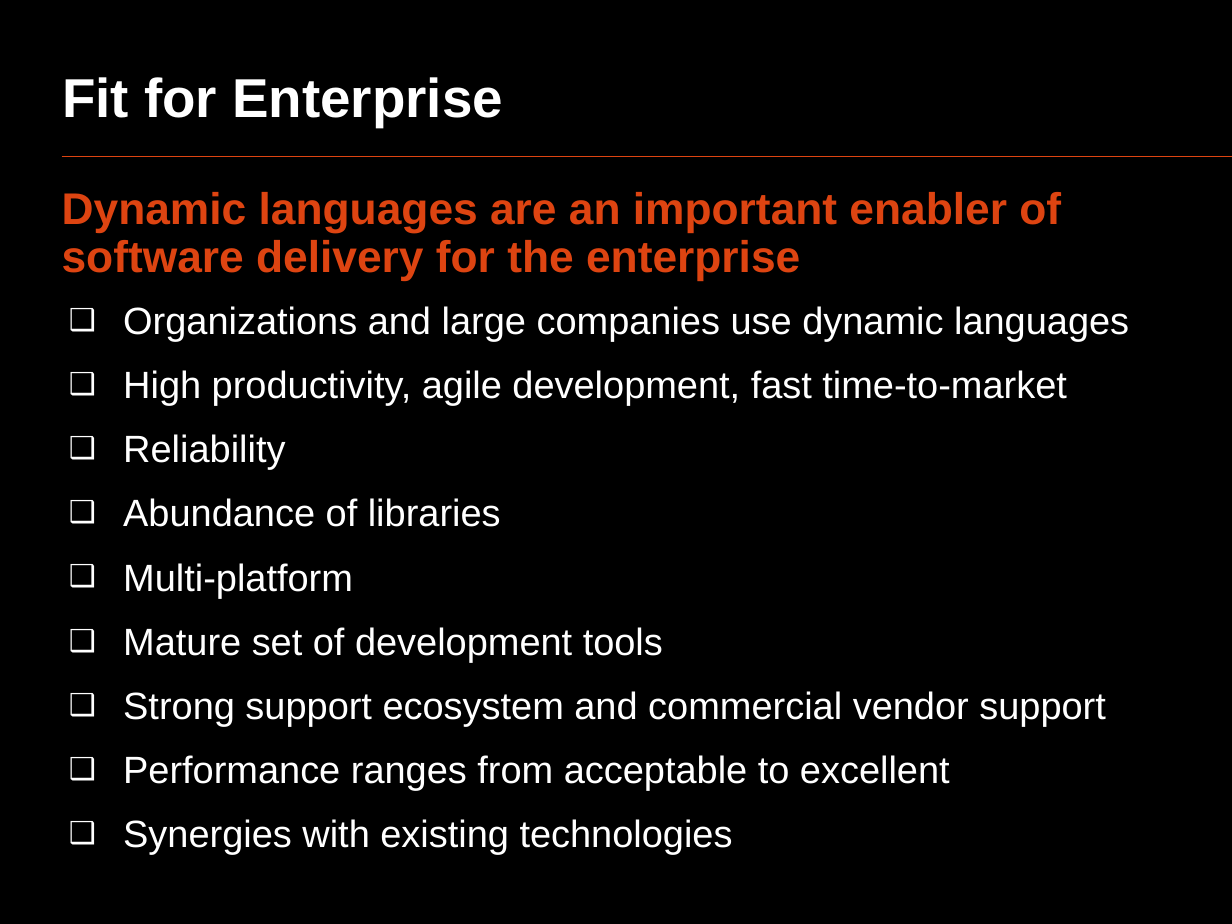
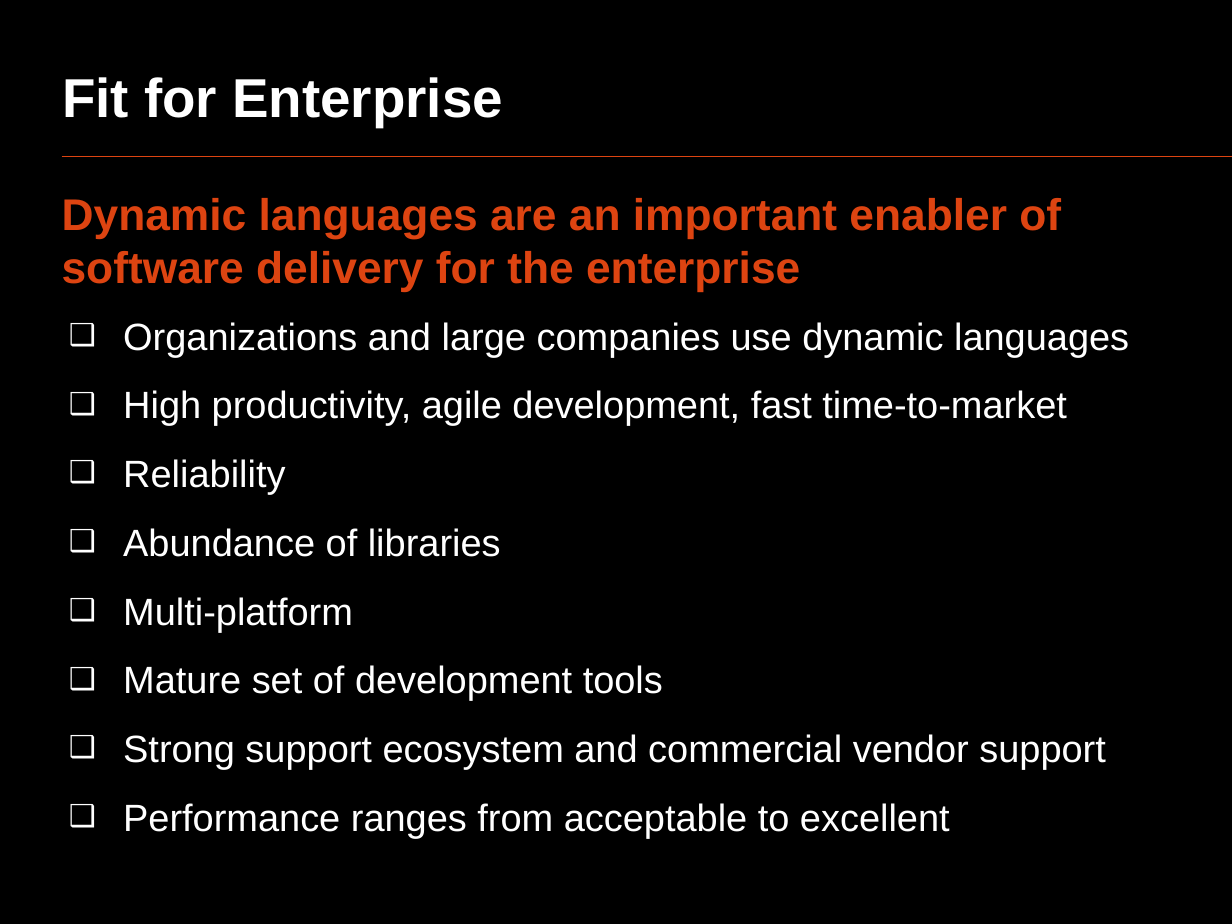
Before and after one commit to oscarrenalias/openslava-2013, a slide deck: slide 21 of Dynamic languages/OpenSlava 2013 - Dynamic languages.pptx. Drawn at 1232x924 pixels with LibreOffice and Linux fonts; fonts in the diff are those of the drawing. Boxes give left, top, right and bottom in pixels: in the first picture for what was removed or moved away, otherwise in the second. Text is boxed around its words. In the diff, an @@ line names an element or a change of style, - is before the commit and + after.

```diff
--- a/Dynamic languages/OpenSlava 2013 - Dynamic languages.pptx
+++ b/Dynamic languages/OpenSlava 2013 - Dynamic languages.pptx
@@ text "Dynamic languages are an important ..." at [62,198,1129,838]: line spacing 0.9 to 1 @@
@@ text at [123,819,733,854]: paragraph removed @@
-  ❑ Synergies with existing technologies
```
Also in this commit, not shown: 9 other slides changed, 1 slide added, 1 slide removed.
